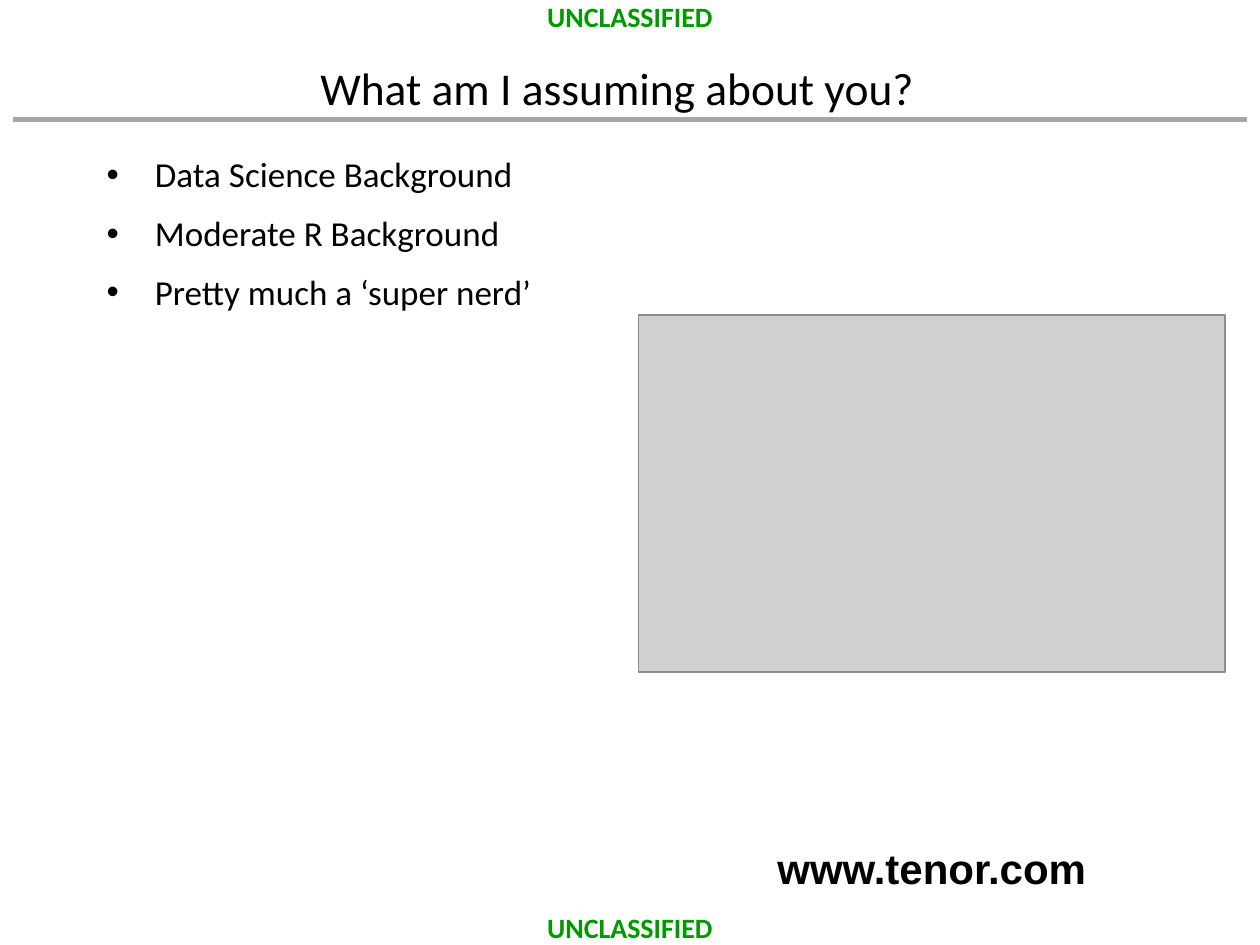
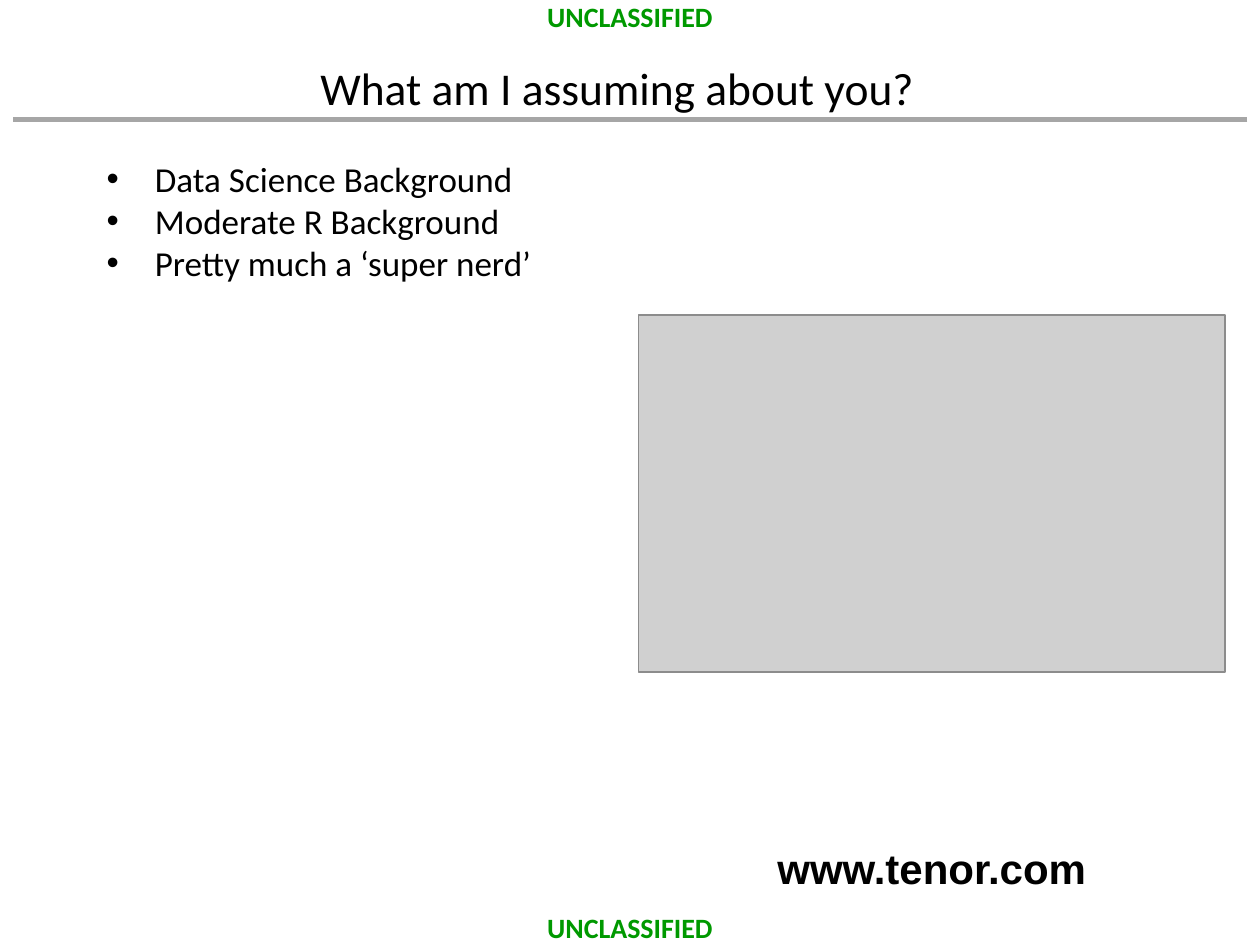
Before and after one commit to dusty-turner/MORSEmergingTechniques2019, a slide deck: slide 4 of MORS_Emerging_Techniques_Tidymodels.pptx. Drawn at 1260x945 pixels with LibreOffice and Linux fonts; fonts in the diff are those of the drawing; grey boxes stand for pictures; background and template pictures are left out. Boxes give left, top, right and bottom in pixels: in the first picture for what was removed or moved away, otherwise in the second. Text is boxed around its words. In the diff, an @@ line names an element or a change of style, - is before the commit and + after.

```diff
--- a/MORS_Emerging_Techniques_Tidymodels.pptx
+++ b/MORS_Emerging_Techniques_Tidymodels.pptx
@@ text "Data Science Background" at (155, 167, 531, 282): line spacing 0.9 to 1; less space between paragraphs @@
```
Also in this commit, not shown: 17 other slides changed, 22 slides added, 8 slides removed, 18 other files.
